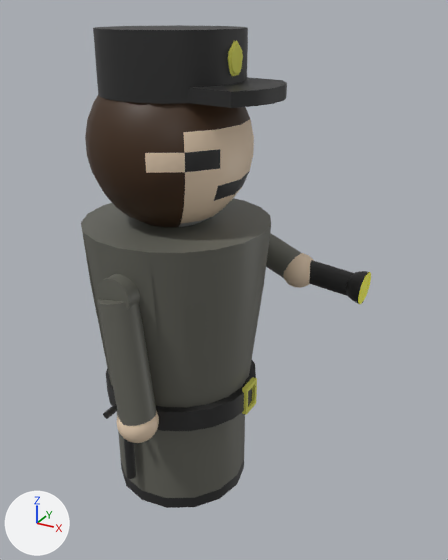
A saved change to the FBX model UnityProjekt/Assets/Prefabs/Wache.fbx.
Rendered twice from a 50 mm lens placed at (0.0714, -0.1071, 0.112), pointed at (0.009, 0.0064, 0.0553). Arrows for +X, +Y and +Z are at lower left; the lights stay in place. Where no turn or scale is listed for an object, it has been applied to the vertices.

The scene before the commit, as lines of its bpy script (objects in view):
```python
ob_pasted__pasted__pcylinder5 = bpy.data.objects.new('pasted__pasted__pCylinder5', me_mesh_009)
ob_pasted__pasted__pcylinder5.location = (-0.0003, -0.0181, 0.0603)
ob_pasted__pcylinder5 = bpy.data.objects.new('pasted__pCylinder5', me_mesh_005)
ob_pasted__pcylinder5.location = (0.0013, -0.0203, 0.0464)
ob_pcube5 = bpy.data.objects.new('pCube5', me_mesh_013)
ob_pcube5.location = (0.0184, 0.0015, 0.0299)
ob_pcylinder11 = bpy.data.objects.new('pCylinder11', me_mesh_012)
ob_pcylinder11.location = (0.0003, 0.001, 0.1024)
ob_pcylinder4 = bpy.data.objects.new('pCylinder4', me_mesh_003)
ob_pcylinder4.location = (0.0004, 0.001, 0.0485)
ob_pcylinder8 = bpy.data.objects.new('pCylinder8', me_mesh_007)
ob_pcylinder8.location = (-0.0005, 0.0014, 0.0187)
ob_ppipe1 = bpy.data.objects.new('pPipe1', me_mesh_008)
ob_ppipe1.location = (0.0004, 0.0007, 0.0299)
ob_psphere3 = bpy.data.objects.new('pSphere3', me_mesh_006)
ob_psphere3.location = (0.003, -0.0207, 0.0317)
ob_psphere4 = bpy.data.objects.new('pSphere4', me_mesh_014)
ob_psphere4.location = (0.0353, 0.0305, 0.0492)
# also in view: 'pasted__pSphere3' at (0.0175, 0.0308, 0.0504); 'pasted__pasted__pasted__pCylinder5' at (0.0103, 0.0314, 0.0533); 'pCylinder7' at (0.026, 0.0308, 0.05); 'pSphere2' at (-0.0001, 0.0003, 0.0862)
```
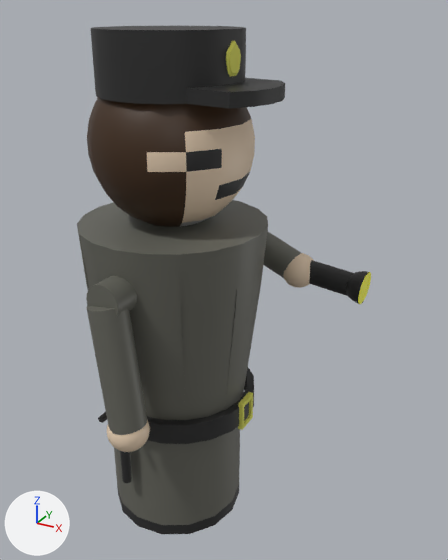
The newer file is also turned or shifted as a whole; pictures and numbers use the older file's frame.

Changed parts and their boxes (x1, y1, x2, y2) in the pictures (448 x 560 px):
'pCylinder4', mesh moved
    before: (81, 198, 271, 408)
    after: (77, 200, 268, 420)
'pCylinder11', mesh moved
    before: (93, 25, 287, 108)
    after: (90, 26, 285, 108)
'pCylinder8', mesh moved
    before: (117, 412, 245, 508)
    after: (114, 427, 240, 534)
'pasted__pCylinder5', mesh moved
    before: (98, 299, 156, 426)
    after: (86, 305, 147, 435)
'pPipe1', mesh moved
    before: (106, 360, 256, 431)
    after: (147, 368, 254, 444)
'pasted__pasted__pCylinder5', mesh moved
    before: (98, 274, 140, 310)
    after: (86, 275, 137, 316)
'pSphere3', mesh moved
    before: (117, 411, 159, 443)
    after: (107, 419, 150, 452)
'pCube5', mesh moved
    before: (242, 377, 257, 415)
    after: (238, 392, 253, 430)

The change, as a list of edits to the scene's bpy script:
```text
Change me_mesh_006:
    where me_mesh_006.from_pydata(...)  # 382 vertices, 400 faces; spans x -0.00445..0.00445, y -0.00445..0.00445, z -0.00445..0.00445
    used by ob_psphere3; location = (0.003, -0.0207, 0.0317)
    me_mesh_006 part 7: the whole mesh is moved by (0.0, -0.00333, 0.0)
Change me_mesh_013:
    where me_mesh_013.from_pydata(...)  # 16 vertices, 12 faces; spans x -0.00055..0.00055, y -0.00262..0.00262, z -0.00346..0.00346
    used by ob_pcube5; location = (0.0184, 0.0015, 0.0299)
    me_mesh_013 part 3: the whole mesh is moved by (0.0, -0.00185, -0.00296)
Change me_mesh_008:
    where me_mesh_008.from_pydata(...)  # 80 vertices, 80 faces; spans x -0.0181..0.0181, y -0.0177..0.0177, z -0.0025..0.0025
    used by ob_ppipe1; location = (0.0004, 0.0007, 0.0299)
    me_mesh_008 part 4: the whole mesh is moved by (0.0, -0.0007, -0.003)
Change me_mesh_009:
    where me_mesh_009.from_pydata(...)  # 42 vertices, 60 faces; spans x -0.00383..0.00383, y -0.00348..0.00348, z -0.00396..0.00396
    used by ob_pasted__pasted__pcylinder5; location = (-0.0003, -0.0181, 0.0603)
    me_mesh_009 part 2: the whole mesh is moved by (0.0, -0.00333, 0.0)
Change me_mesh_005:
    where me_mesh_005.from_pydata(...)  # 42 vertices, 60 faces; spans x -0.0057..0.0057, y -0.0045..0.0045, z -0.0137..0.0137
    used by ob_pasted__pcylinder5; location = (0.0013, -0.0203, 0.0464)
    me_mesh_005 part 6: the whole mesh is moved by (0.0, -0.0033, 0.0)
Change me_mesh_012:
    where me_mesh_012.from_pydata(...)  # 74 vertices, 92 faces; spans x -0.0146..0.0238, y -0.0146..0.0146, z -0.0061..0.0061
    used by ob_pcylinder11; location = (0.0003, 0.001, 0.1024)
    me_mesh_012 part 8: the whole mesh is moved by (0.0, -0.0008, 0.0)
Change me_mesh_003:
    where me_mesh_003.from_pydata(...)  # 82 vertices, 70 faces; spans x -0.0205..0.0205, y -0.0205..0.0205, z -0.0214..0.0214
    used by ob_pcylinder4; location = (0.0004, 0.001, 0.0485)
    me_mesh_003 part 5: the whole mesh is moved by (-0.0003, -0.001, -0.0001)
Change me_mesh_007:
    where me_mesh_007.from_pydata(...)  # 47 vertices, 60 faces; spans x -0.0156..0.016, y -0.0159..0.0159, z -0.016..0.016
    used by ob_pcylinder8; location = (-0.0005, 0.0014, 0.0187)
    me_mesh_007 part 1: the whole mesh is moved by (-0.0006, -0.0014, -0.0075)
```
